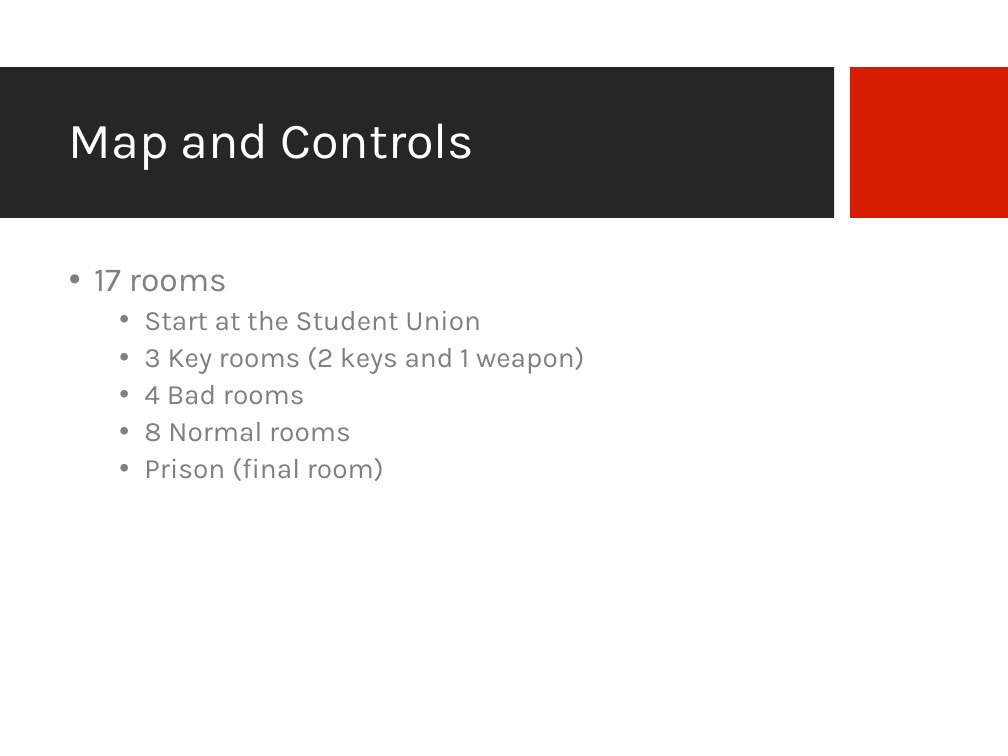
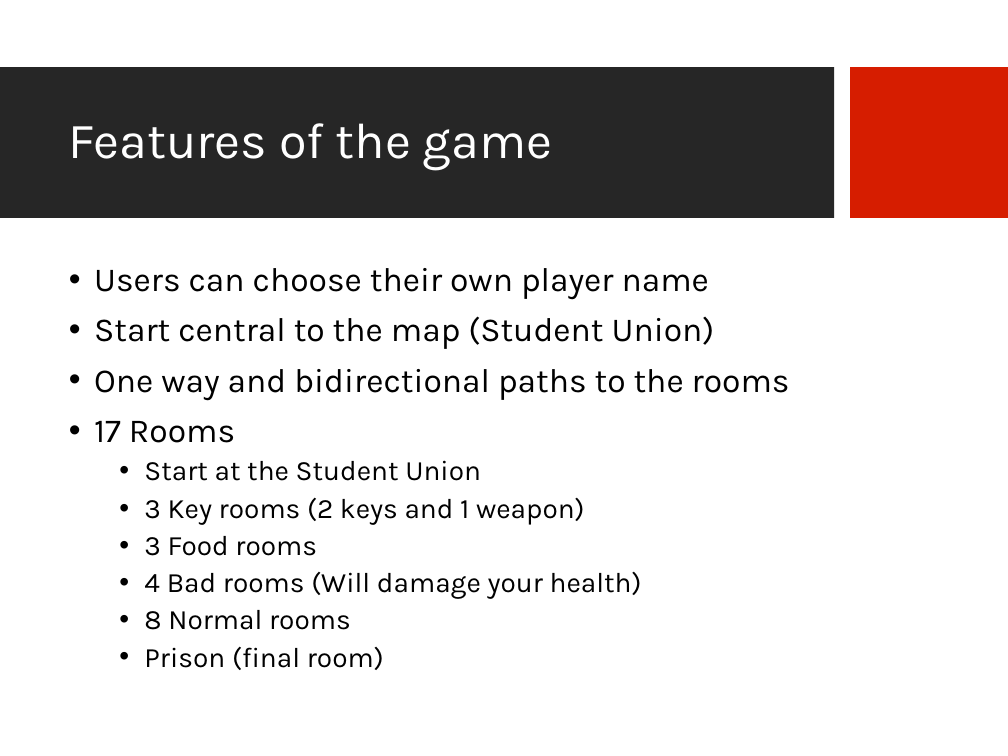
Before and after one commit to JGaslonde/3DaysToKirill, a slide deck: slide 5 of Pres_files/Game Plan.pptx. Drawn at 1008x756 pixels with LibreOffice and Linux fonts; fonts in the diff are those of the drawing; background and template pictures are left out. Boxes give left, top, right and bottom in pixels: in the first picture for what was removed or moved away, otherwise in the second. Text is boxed around its words. In the diff, an @@ line names an element or a change of style, - is before the commit and + after.

```diff
--- a/Pres_files/Game Plan.pptx
+++ b/Pres_files/Game Plan.pptx
@@ title at <box>69,123,552,171</box>: text changed @@
-Map and Controls
+Features of the game
@@ text at <box>94,268,790,443</box>: text changed; text colour #808080 to #000000 @@
-• 17 rooms
+• Users can choose their own player name
+• Start central to the map (Student Union)
+• One way and bidirectional paths to the rooms
+• 17 Rooms
@@ text at <box>144,460,585,670</box>: text colour #808080 to #000000 in "Start at the Student Union", "3 Key rooms (2 keys and 1 ...", "8 Normal rooms", "Prison (final room)" @@
@@ text at <box>144,536,642,599</box>: text changed; text colour #808080 to #000000 @@
-  • 4 Bad rooms
+  • 3 Food rooms
+  • 4 Bad rooms (Will damage your health)
```
Also in this commit, not shown: 2 other slides changed, 5 slides added, 2 slides removed.
